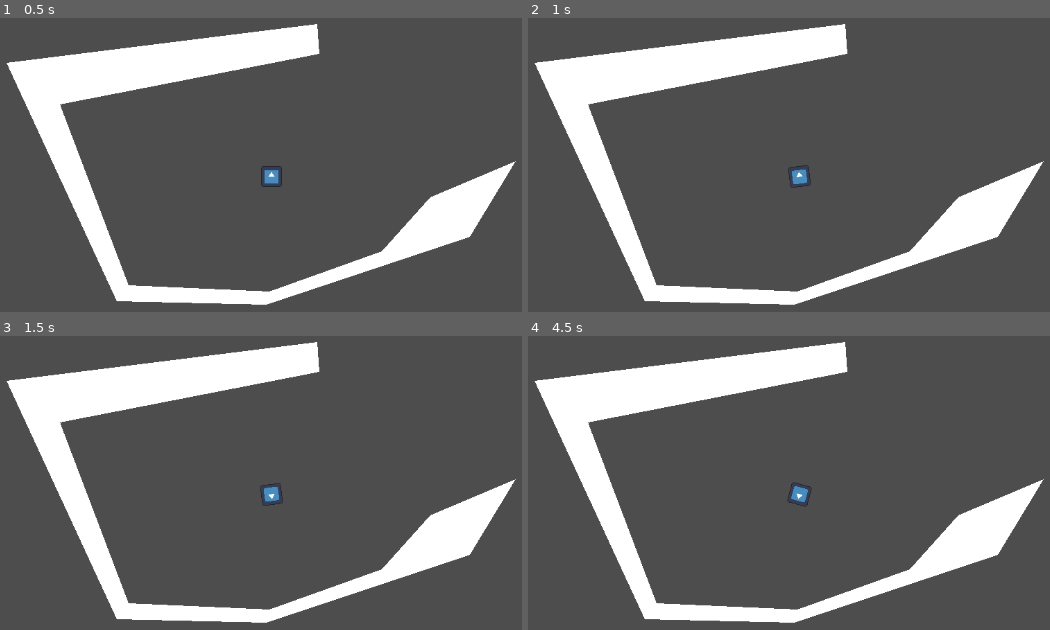
Above: before the commit, frames 1-4 (two rows, left to right).
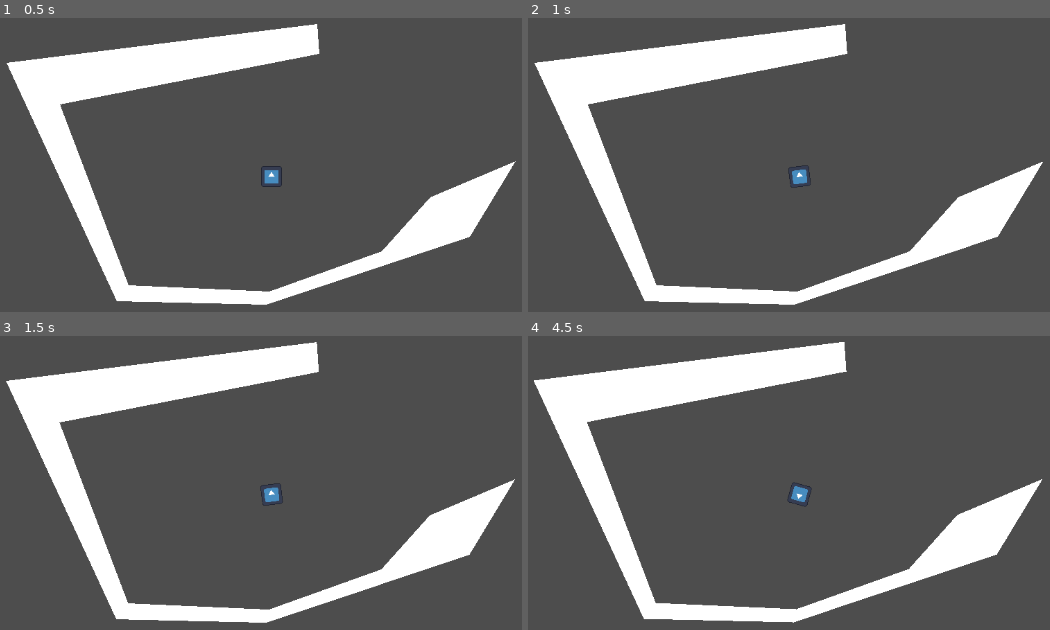
Above: after the commit, the same moments.

Repository: Mastoast/LDJam57
Game: Godot game, scene res://Levels/base_level.tscn
Same seed, same stepped clock (60 frames per second), same inputs: the game is played once before the commit and once after it. The engine's default icon, where the game draws it, is replaced by a stand-in: a white triangle on a blue panel in a dark square.
Inputs (mouse positions are in pixels of both pictures, inside the frame that each line leads up to):
- Up to frame 1 (0.5 s): no input
- Up to frame 2 (1 s): tap Enter at 0.5 s; move the mouse to (976, 153) at 0.52 s; tap Space (ui_select) at 0.6, 0.77 s
- Up to frame 3 (1.5 s): tap Space (ui_select) at 1.07, 1.35 s; move the mouse to (109, 518) at 1.27 s
- Up to frame 4 (4.5 s): tap Space (ui_select) at 1.52, 1.82, 2.1, 2.75, 2.85, 3.02, 3.32, 3.6, 3.77, 4.07, 4.35 s; move the mouse to (877, 394) at 2.02 s; move the mouse to (757, 582) at 2.77 s; move the mouse to (1039, 562) at 3.52 s; move the mouse to (559, 427) at 4.27 s

Frame 1 is identical in both runs. In frame 2, 0.2% of the frame differs, in the area x 1-99%, y 3-98%; in frame 3, 0.5%; in frame 4, 1.4%, in the area x 1-99%, y 2-98%.

Commit message:
[Dev] Ongoing player dash changes

Diff:
--- a/Levels/base_level.tscn
+++ b/Levels/base_level.tscn
@@ -7,7 +7,7 @@
 
 [node name="Player" parent="." instance=ExtResource("1_ujkqx")]
 position = Vector2(1, 0)
-baseDashForce = 100.0
+baseDashForce = 1.0
 
 [node name="PolyShape" parent="." instance=ExtResource("2_n4mxg")]
 position = Vector2(-139, 182)
--- a/Player/player.gd
+++ b/Player/player.gd
@@ -2,7 +2,7 @@
 
 #region Variables
 @export
-var baseDashForce : float = 100
+var baseDashForce : float = 1000
 
 enum State {Idle, Scan, Dash}
 var Player_State : State = State.Idle
@@ -18,16 +18,22 @@
 		look_at(get_global_mouse_position())
 	if Input.is_action_just_pressed("ui_select", true): ## dash debug
 		Player_State = State.Dash
-		latestPosition = position
-		Player_State = State.Idle
+		_dash()
 
-func _physics_process(delta: float) -> void:
+func _physics_process(_delta: float) -> void:
 	if Player_State == State.Dash:
-		_dash(delta)
+		if test_move(transform, Vector2.ZERO):
+			Player_State = State.Idle
+			position = latestPosition
 
 func _dash(dashForceMultiplier: float = 1) -> void:
 	latestPosition = position
-	var col = move_and_collide(baseDashForce * dashForceMultiplier * Vector2.from_angle(rotation))
-	if col:
-		Player_State = State.Idle
-		position = latestPosition
+	var tween = create_tween()
+	tween.set_process_mode(Tween.TWEEN_PROCESS_PHYSICS)
+	var targetPosition = position + baseDashForce * dashForceMultiplier * Vector2.from_angle(rotation)
+	tween.tween_property(self, "position", targetPosition, 1).set_trans(Tween.TRANS_LINEAR).set_ease(Tween.EASE_IN)
+	tween.finished.connect(_onDashFinished)
+	tween.play()
+
+func _onDashFinished() -> void:
+	Player_State = State.Idle
--- a/Player/player.tscn
+++ b/Player/player.tscn
@@ -1,17 +1,15 @@
 [gd_scene load_steps=4 format=3 uid="uid://hmta8pq6weir"]
 
-[ext_resource type="Texture2D" uid="uid://cph4e7q4enlfx" path="res://icon.svg" id="1_7vf5y"]
+[ext_resource type="Texture2D" uid="uid://cph4e7q4enlfx" path="res://Assets/icon.svg" id="1_7vf5y"]
 [ext_resource type="Script" uid="uid://1jkvvmcd0wrd" path="res://Player/player.gd" id="1_axnn4"]
 
 [sub_resource type="CapsuleShape2D" id="CapsuleShape2D_hvfyp"]
 radius = 15.0
 
 [node name="CharacterBody2D" type="CharacterBody2D"]
-motion_mode = 1
 slide_on_ceiling = false
 floor_stop_on_slope = false
 script = ExtResource("1_axnn4")
-baseDashForce = null
 
 [node name="Sprite2D" type="Sprite2D" parent="."]
 scale = Vector2(0.234244, 0.234244)
